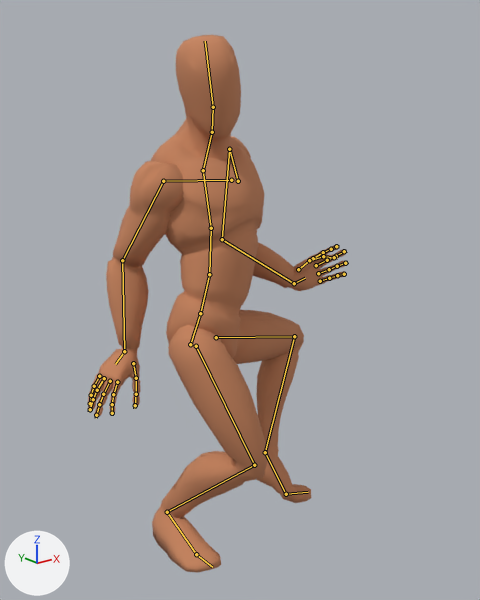
A saved change to the Blender file rigs/human/emotes/animation-human-dance-reach-hip.blend.
One viewpoint serves both versions: a 50 mm lens placed at (-1.28, -1.558, 1.453), pointed at (-0.043, -0.012, 0.834). Every picture has the same lights, and +X, +Y and +Z are marked at lower left. The picture after the commit comes second. Both versions are drawn at frame 32 of the action 'Dance Reach Hip'; the numbers are the values there. The bones that change, and the others that lie on the model, are drawn over the model as lines.

In view in the first picture: 'Mannequin'.
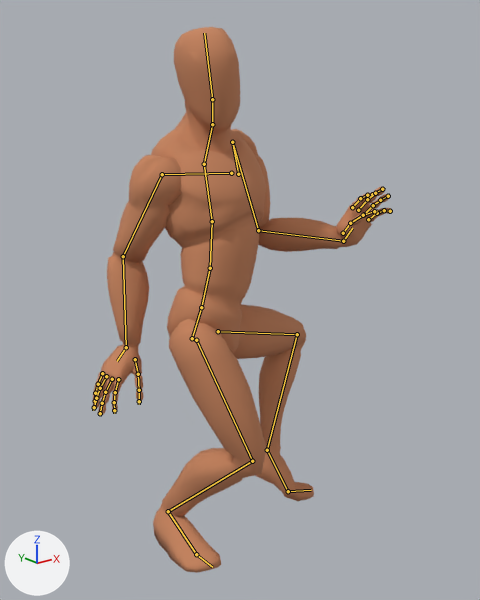
Location of each change, [x1, y1, x2, y2] in pixels of the pictures (480 x 600 px):
'Mannequin', posed (16% wider)
    before: [88, 35, 346, 573]
    after: [92, 27, 392, 573]

The change in detail:
Bone 'POLE_Leg_L' (bone_pole_leg_l) moves from (0.407, -0.511, -0.004) to (0.403, -0.5, -0.003).
Bone 'CTRL_ILLEG_L' (bone_ctrl_illeg_l) moves from (0.037, 0.004, 0.11) to (0.049, 0.007, 0.113).
Bone 'CTRL_ILLEG_L' (bone_ctrl_illeg_l) turns from (40, 12, 69) to (39, 12, 65) degrees about its own x, y and z.
Bone 'CTRL_Arm_L' (bone_ctrl_arm_l) moves from (0.602, -0.084, -0.555) to (0.45, -0.205, -0.46).
Bone 'CTRL_Arm_L' (bone_ctrl_arm_l) turns from (12, 9, -106) to (62, 15, -78) degrees about its own x, y and z.
Bone 'CTRL_Arm_R' (bone_ctrl_arm_r) moves from (-0.755, 0.082, -0.37) to (-0.743, 0.081, -0.374).
Bone 'CTRL_Arm_R' (bone_ctrl_arm_r) turns from (16, -34, -6) to (11, -42, -2) degrees about its own x, y and z.
Bone 'CTRL_Hips' (bone_ctrl_hips) moves from (-0.186, -0.005, -0.215) to (-0.18, -0.005, -0.196).
Bone 'CTRL_Hips' (bone_ctrl_hips) turns from (1, 13, 33) to (0, 11, 32) degrees about its own x, y and z.
Bone 'DRV_spine_002' (bone_drv_spine_002) turns from (-1, -12, 5) to (-1, -12, 4) degrees about its own x, y and z.
Bone 'DRV_spine.003' (bone_drv_spine_003) turns from (-3, 0, -2) to (-3, -2, -2) degrees about its own x, y and z.
Bone 'DRV_neck' (bone_drv_neck) turns from (1, -37, 21) to (1, -34, 20) degrees about its own x, y and z.
Bone 'DRV_head_tip' (bone_drv_head_tip) turns from (5, -1, 8) to (4, 1, 8) degrees about its own x, y and z.
